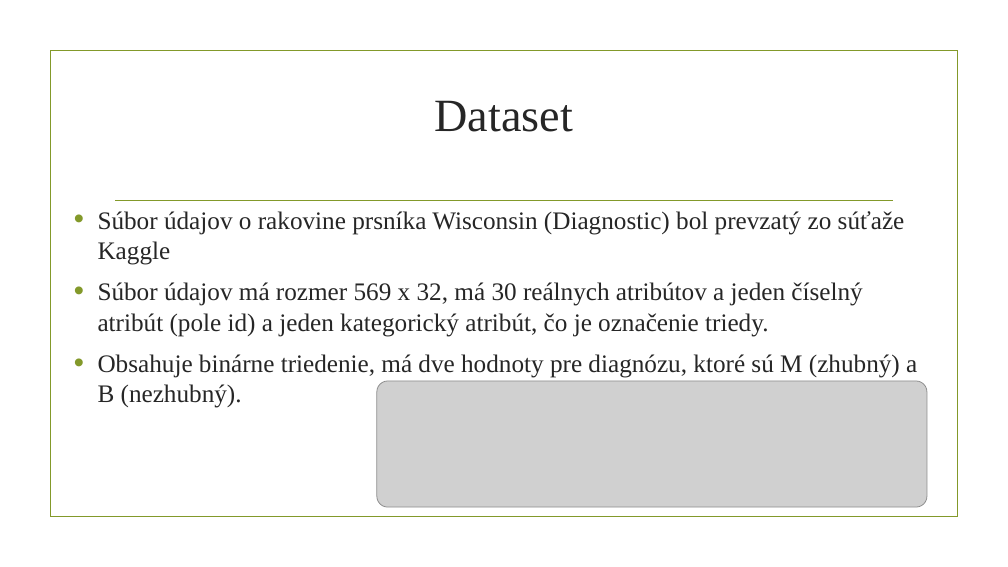
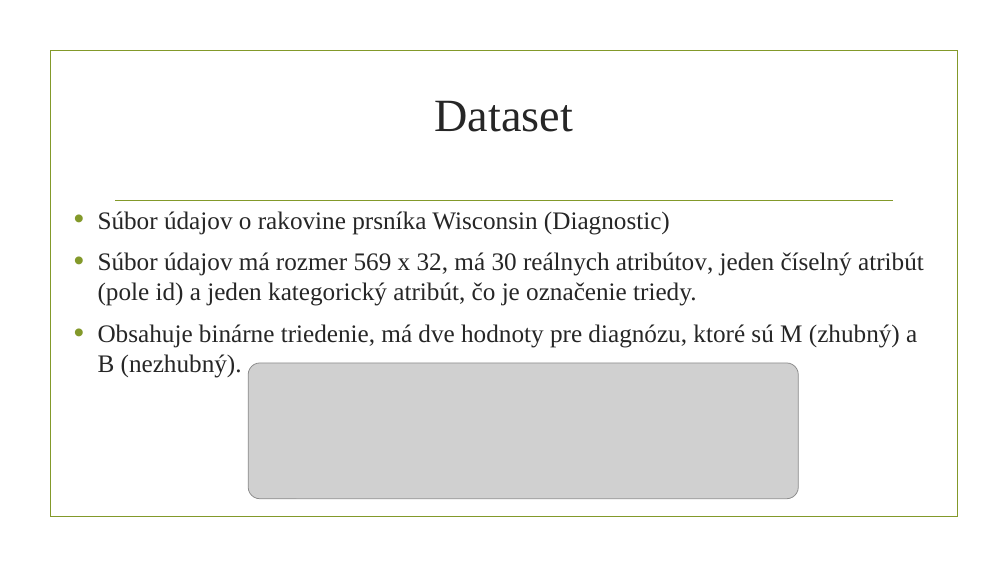
Before and after one commit to georgeob/Kysucky_NS2019, a slide deck: slide 3 of Kysucky_prezentacia.pptx (slide 4 before the commit). Drawn at 1008x567 pixels with LibreOffice and Linux fonts; fonts in the diff are those of the drawing; grey boxes stand for pictures; background and template pictures are left out. Boxes give left, top, right and bottom in pixels: in the first picture for what was removed or moved away, otherwise in the second. Text is boxed around its words. In the diff, an @@ line names an element or a change of style, - is before the commit and + after.

```diff
--- a/Kysucky_prezentacia.pptx
+++ b/Kysucky_prezentacia.pptx
@@ text at box(98, 211, 924, 306): text changed @@
-• Súbor údajov o rakovine prsníka Wisconsin (Diagnostic) bol prevzatý zo súťaže Kaggle
-• Súbor údajov má rozmer 569 x 32, má 30 reálnych atribútov a jeden číselný atribút (pole id) a jeden kategorický atribút, čo je označenie triedy.
+• Súbor údajov o rakovine prsníka Wisconsin (Diagnostic)
+• Súbor údajov má rozmer 569 x 32, má 30 reálnych atribútov, jeden číselný atribút (pole id) a jeden kategorický atribút, čo je označenie triedy.
@@ picture: place and size @@
-picture at box(377, 381, 927, 507)
+picture at box(248, 363, 799, 499)
```
Also in this commit, not shown: 8 other slides changed, 1 slide added, 3 slides removed, 3 other files.
